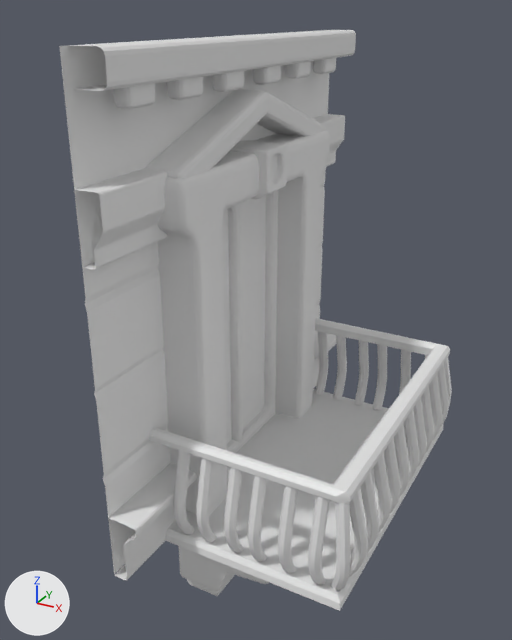
The FBX model Assets/3D_Assets/Enviro/Meshes/Fenetre_02_Balcon.fbx, before and after one commit.
Rendered twice from a 50 mm camera at (3.4, -4.01, 1.64) aimed at (1.3, -0.19, -0.26). The axes (+X, +Y, +Z) are drawn at lower left. The lights are the same throughout. Where no turn or scale is listed for an object, it has been applied to the vertices.
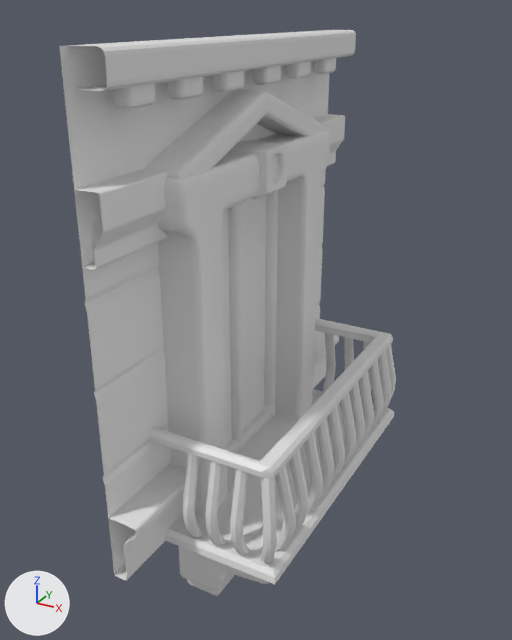
Pixel boxes [x1, y1, x2, y2] of what changed, in the pictures (512 x 640 px; the box of a moved part takes in the faces that stretch with it):
'Cube.008', reshaped (18% narrower, 10% shorter): before [149, 318, 452, 591]; after [149, 318, 396, 563]
'Cube.003', reshaped (18% narrower, 7% shorter): before [165, 389, 443, 611]; after [165, 389, 394, 596]
part 1 of me_cube_020, moved or reshaped: before [444, 357, 452, 406]; after [386, 344, 396, 401]
part 2 of me_cube_020, moved or reshaped: before [349, 489, 368, 576]; after [275, 465, 296, 551]
part 3 of me_cube_020, moved or reshaped: before [373, 452, 391, 531]; after [304, 432, 323, 513]
part 4 of me_cube_020, moved or reshaped: before [351, 471, 379, 555]; after [289, 449, 309, 532]
part 5 of me_cube_020, moved or reshaped: before [384, 437, 401, 513]; after [316, 418, 334, 496]
part 6 of me_cube_020, moved or reshaped: before [404, 409, 419, 482]; after [340, 392, 356, 466]
part 7 of me_cube_020, moved or reshaped: before [394, 424, 410, 498]; after [328, 406, 345, 481]
part 8 of me_cube_020, moved or reshaped: before [413, 397, 427, 466]; after [349, 382, 365, 452]
part 9 of me_cube_020, moved or reshaped: before [429, 374, 442, 441]; after [369, 360, 384, 429]
part 10 of me_cube_020, moved or reshaped: before [421, 386, 434, 453]; after [359, 371, 374, 441]
part 11 of me_cube_020, moved or reshaped: before [437, 363, 449, 426]; after [377, 350, 391, 416]
part 12 of me_cube_020, moved or reshaped: before [315, 331, 329, 395]; after [322, 333, 336, 394]
part 13 of me_cube_020, moved or reshaped: before [174, 450, 194, 534]; after [182, 453, 203, 538]
part 14 of me_cube_020, moved or reshaped: before [224, 467, 244, 553]; after [230, 469, 250, 555]
part 15 of me_cube_020, moved or reshaped: before [354, 340, 369, 405]; after [361, 341, 372, 406]
part 16 of me_cube_020, moved or reshaped: before [196, 458, 217, 542]; after [205, 461, 225, 546]
part 17 of me_cube_020, moved or reshaped: before [333, 335, 347, 400]; after [344, 337, 354, 395]
part 18 of me_cube_020, deleted: before [278, 485, 298, 573]
part 19 of me_cube_020, deleted: before [399, 350, 411, 394]
part 20 of me_cube_020, deleted: before [308, 496, 330, 585]
part 21 of me_cube_020, deleted: before [331, 502, 351, 591]
part 22 of me_cube_020, cut back: before [149, 318, 450, 562]; after [149, 318, 393, 563]
part 23 of me_cube_004, moved or reshaped: before [175, 389, 443, 611]; after [175, 389, 394, 584]

The change, as a diff of the scene's bpy script:
```diff
--- a/Assets/3D_Assets/Enviro/Meshes/Fenetre_02_Balcon.fbx.py
+++ b/Assets/3D_Assets/Enviro/Meshes/Fenetre_02_Balcon.fbx.py
@@ me_cube_020 @@
-me_cube_020.from_pydata(...)  # 1348 vertices, 1147 faces; spans x -0.94..0.48, y -2.2..0.07, z -0.31..0.38
+me_cube_020.from_pydata(...)  # 1012 vertices, 859 faces; spans x -0.94..0.02, y -2.2..0.07, z -0.31..0.38
+# me_cube_020 part 1: the loose piece of 40 vertices spanning x 0.32..0.45, y -0.1..0.04, z -0.31..0.32 is moved by (-0.46, 0.0, 0.0)
+# me_cube_020 part 2: the loose piece of 56 vertices spanning x 0.32..0.48, y -1.98..-1.91, z -0.31..0.32 is moved by (-0.46, 0.0, 0.0)
+# me_cube_020 part 3: the loose piece of 56 vertices spanning x 0.32..0.48, y -1.58..-1.51, z -0.31..0.32 is moved by (-0.46, 0.0, 0.0)
+# me_cube_020 part 4: the loose piece of 56 vertices spanning x 0.32..0.48, y -1.79..-1.72, z -0.31..0.32 is moved by (-0.46, 0.0, 0.0)
+# me_cube_020 part 5: the loose piece of 56 vertices spanning x 0.32..0.48, y -1.39..-1.32, z -0.31..0.32 is moved by (-0.46, 0.0, 0.0)
+# me_cube_020 part 6: the loose piece of 56 vertices spanning x 0.32..0.48, y -0.99..-0.92, z -0.31..0.32 is moved by (-0.46, 0.0, 0.0)
+# me_cube_020 part 7: the loose piece of 56 vertices spanning x 0.32..0.48, y -1.21..-1.13, z -0.31..0.32 is moved by (-0.46, 0.0, 0.0)
+# me_cube_020 part 8: the loose piece of 56 vertices spanning x 0.32..0.48, y -0.82..-0.75, z -0.31..0.32 is moved by (-0.46, 0.0, 0.0)
+# me_cube_020 part 9: the loose piece of 56 vertices spanning x 0.32..0.48, y -0.42..-0.35, z -0.31..0.32 is moved by (-0.46, 0.0, 0.0)
+# me_cube_020 part 10: the loose piece of 56 vertices spanning x 0.32..0.48, y -0.63..-0.56, z -0.31..0.32 is moved by (-0.46, 0.0, 0.0)
+# me_cube_020 part 11: the loose piece of 56 vertices spanning x 0.32..0.48, y -0.23..-0.16, z -0.31..0.32 is moved by (-0.46, 0.0, 0.0)
+# me_cube_020 part 12: the loose piece of 56 vertices spanning x -0.7..-0.63, y -0.08..0.07, z -0.31..0.32 is moved by (0.07, 0.0, 0.0)
+# me_cube_020 part 13: the loose piece of 56 vertices spanning x -0.7..-0.63, y -2.2..-2.05, z -0.31..0.32 is moved by (0.07, 0.0, 0.0)
+# me_cube_020 part 14: the loose piece of 56 vertices spanning x -0.34..-0.27, y -2.19..-2.04, z -0.31..0.32 is moved by (0.04, 0.0, 0.0)
+# me_cube_020 part 15: the loose piece of 56 vertices spanning x -0.34..-0.26, y -0.08..0.07, z -0.31..0.32 is moved by (0.04, 0.0, 0.0)
+# me_cube_020 part 16: the loose piece of 56 vertices spanning x -0.54..-0.47, y -2.19..-2.04, z -0.31..0.32 is moved by (0.07, 0.0, 0.0)
+# me_cube_020 part 17: the loose piece of 56 vertices spanning x -0.53..-0.46, y -0.08..0.07, z -0.31..0.32 is moved by (0.07, 0.0, 0.0)
+# me_cube_020 part 18: the loose piece of 56 vertices spanning x 0.02..0.09, y -2.19..-2.04, z -0.31..0.32 is deleted
+# me_cube_020 part 19: the loose piece of 56 vertices spanning x 0.02..0.1, y -0.08..0.07, z -0.31..0.32 is deleted
+# me_cube_020 part 20: the loose piece of 56 vertices spanning x 0.21..0.28, y -2.19..-2.04, z -0.31..0.32 is deleted
+# me_cube_020 part 21: the loose piece of 40 vertices spanning x 0.32..0.45, y -2.17..-2.03, z -0.31..0.32 is deleted
+# me_cube_020 part 22: 127 vertices removed from x -0.18..0.4, y -2.19..0.07, z -0.31..0.38; 55 vertices added at x -0.18..-0.01, y -2.17..-0.01, z -0.31..0.38
@@ me_cube_004 @@
 me_cube_004.from_pydata(...)  # 160 vertices, 138 faces; spans x -0.74..0.48, y -1.09..1.1, z -0.65..-0.02
+# me_cube_004 part 23
+for i in [1, 3, 6, 7, 10, 11]: me_cube_004.vertices[i].co += Vector((-0.42, 0.0, 0.0))
```
